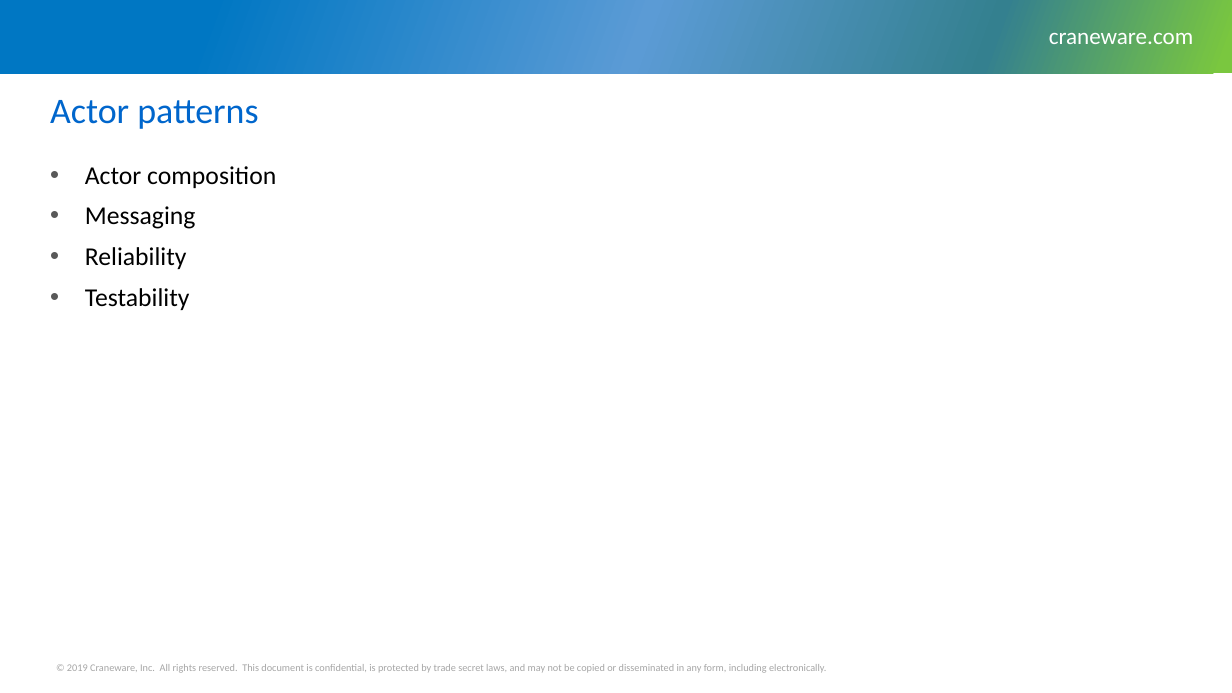
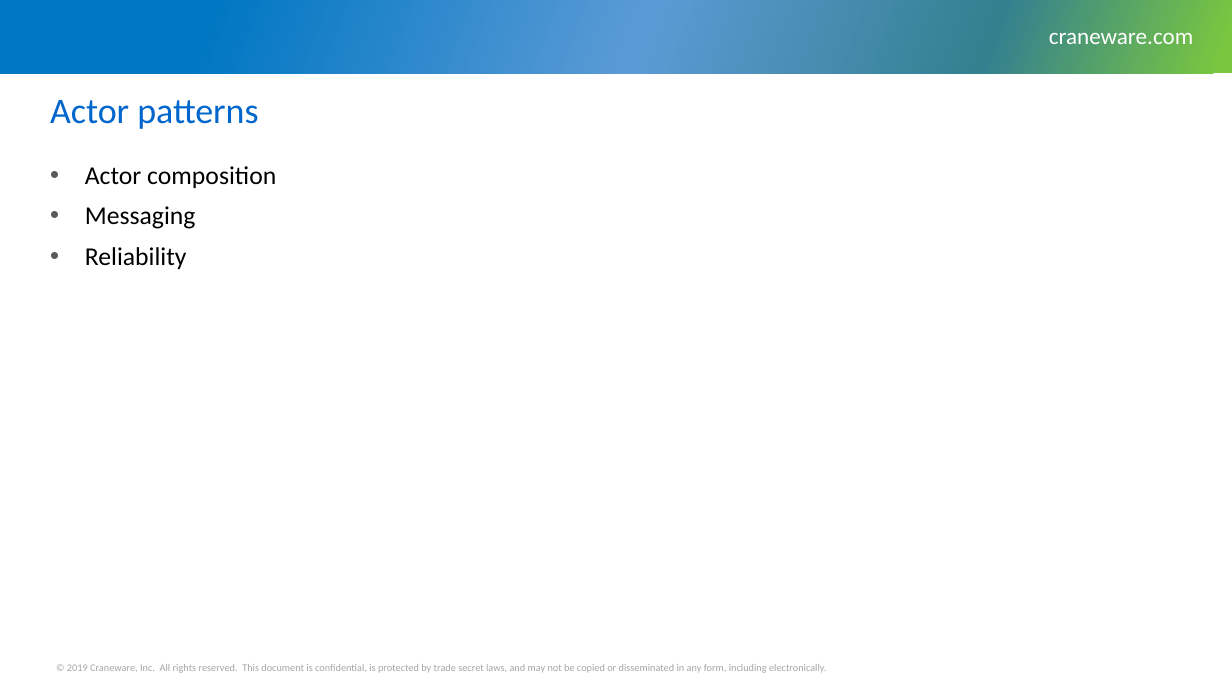
Before and after one commit to graham-miller/dapr-playground, a slide deck: slide 5 of Actor Model.pptx. Drawn at 1232x693 pixels with LibreOffice and Linux fonts; fonts in the diff are those of the drawing; background and template pictures are left out. Boxes give left, top, right and bottom in pixels: in the first picture for what was removed or moved away, otherwise in the second. Text is boxed around its words. In the diff, an @@ line names an element or a change of style, - is before the commit and + after.

```diff
--- a/Actor Model.pptx
+++ b/Actor Model.pptx
@@ text at (x1=85, y1=288, x2=190, y2=310): paragraph removed @@
-• Testability
```
Also in this commit, not shown: 1 other slide changed, 3 slides added.
